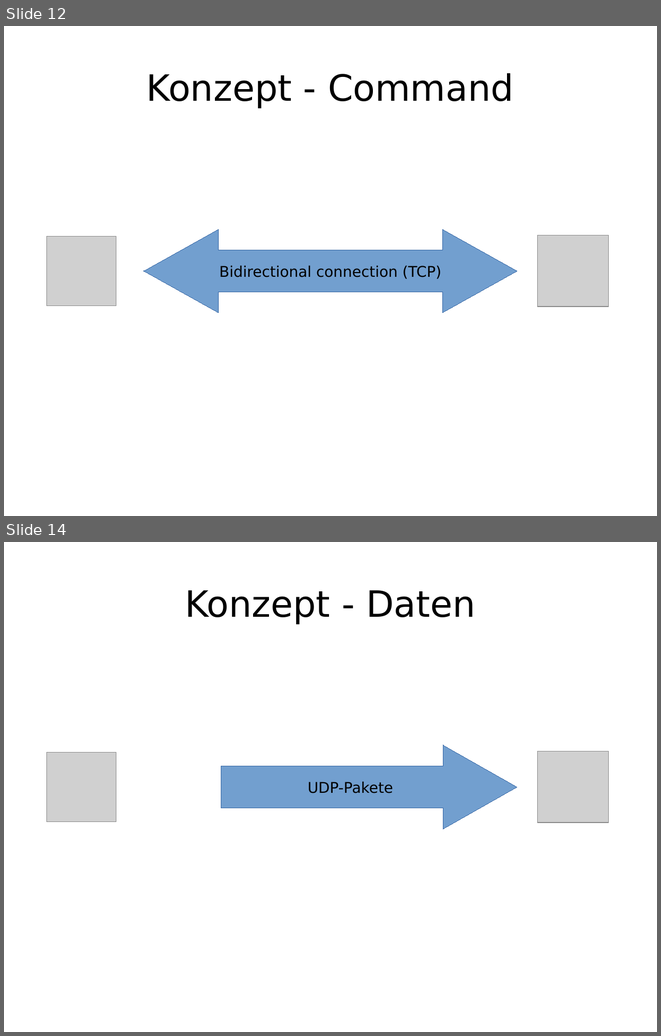
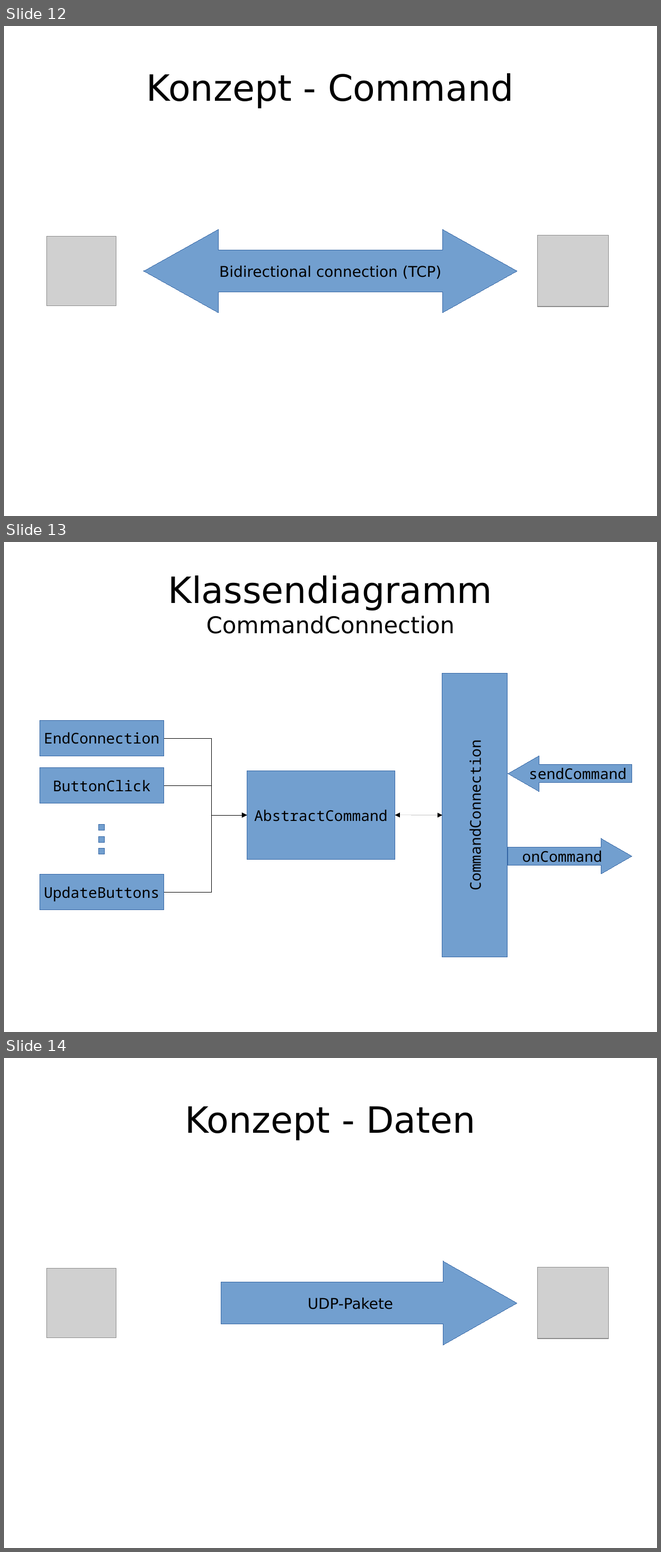
Before and after one commit to enra64/psychic-giggle, a slide deck: zwischenstand anfang dezember.odp. Shown one above the other, each under a label of ours: slides 12 and 14 before the commit, slides 12, 13 and 14 after it; the slides between them are not shown. The pictures are 661x1036 and 661x1552 pixels, drawn with LibreOffice and Linux fonts; fonts in the diff are those of the drawing; grey boxes stand for pictures. Boxes give left, top, right and bottom in pixels: in the first picture for what was removed or moved away, otherwise in the second. Text is boxed around its words. In the diff, an @@ line names an element or a change of style, - is before the commit and + after.

Commit message:
some refactoring, added special command for resetting to center because there is no good place to put the button constant...

```diff
--- a/zwischenstand anfang dezember.odp
+++ b/zwischenstand anfang dezember.odp
@@ slide 13 added at [4,542,657,1032], background #FFFFFF @@
@@ title added at [168,575,492,634], 28 pt, text #000000 @@
+Klassendiagramm
+CommandConnection
@@ rectangle added at [442,673,508,957], fill #729FCF, outline #3465A4 0 pt, 18 pt, text #000000 @@
+CommandConnection
@@ rectangle added at [40,721,164,756], fill #729FCF, outline #3465A4 0 pt, 18 pt, text #000000 @@
+EndConnection
@@ elbow arrow added from (164, 738) to (247, 815), #000000 0 pt @@
@@ left arrow added at [508,756,632,792], fill #729FCF, outline #3465A4 0 pt, 18 pt, text #000000 @@
+sendCommand
@@ rectangle added at [40,768,164,803], fill #729FCF, outline #3465A4 0 pt, 18 pt, text #000000 @@
+ButtonClick
@@ rectangle added at [247,771,395,859], fill #729FCF, outline #3465A4 0 pt, 18 pt, text #000000 @@
+AbstractCommand
@@ elbow arrow added from (164, 785) to (247, 815), #000000 0 pt @@
@@ rectangle added at [99,824,105,830], fill #729FCF, outline #3465A4 0 pt @@
@@ elbow arrow added from (164, 892) to (247, 815), #000000 0 pt @@
@@ double arrow added from (395, 815) to (442, 815), #000000 0 pt @@
@@ rectangle added at [99,837,105,843], fill #729FCF, outline #3465A4 0 pt @@
@@ right arrow added at [508,838,632,874], fill #729FCF, outline #3465A4 0 pt, 18 pt, text #000000 @@
+onCommand
@@ rectangle added at [99,848,105,854], fill #729FCF, outline #3465A4 0 pt @@
@@ rectangle added at [40,874,164,910], fill #729FCF, outline #3465A4 0 pt, 18 pt, text #000000 @@
+UpdateButtons
```
Also in this commit, not shown: 3 slides changed, 3 other slides added, 4 slides removed, 17 other files.
